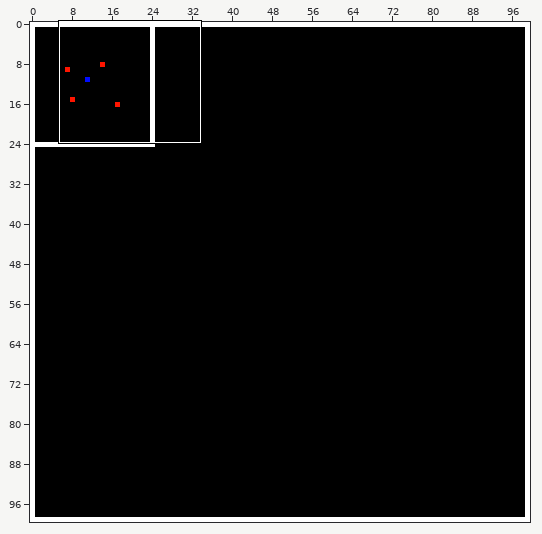
One commit to this sprite sheet: res/INICIAL.png. The first picture is a wide view before the edit; the outline marks the close-up.
Close-up. Old version:
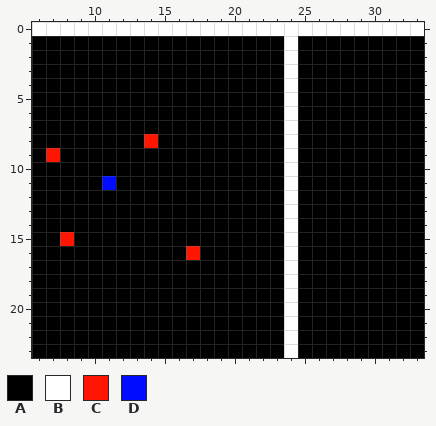
The file is 100x100 pixels. Shown: x 6..33, y 0..23.
Palette (. is transparent): A #000000  B #ffffff  C #ff1500  D #000cff
Pixels before, first column x 6:
 0 BBBBBBBBBBBBBBBBBBBBBBBBBBBB
 1 AAAAAAAAAAAAAAAAAABAAAAAAAAA
 2 AAAAAAAAAAAAAAAAAABAAAAAAAAA
 3 AAAAAAAAAAAAAAAAAABAAAAAAAAA
 4 AAAAAAAAAAAAAAAAAABAAAAAAAAA
 5 AAAAAAAAAAAAAAAAAABAAAAAAAAA
 6 AAAAAAAAAAAAAAAAAABAAAAAAAAA
 7 AAAAAAAAAAAAAAAAAABAAAAAAAAA
 8 AAAAAAAACAAAAAAAAABAAAAAAAAA
 9 ACAAAAAAAAAAAAAAAABAAAAAAAAA
10 AAAAAAAAAAAAAAAAAABAAAAAAAAA
11 AAAAADAAAAAAAAAAAABAAAAAAAAA
12 AAAAAAAAAAAAAAAAAABAAAAAAAAA
13 AAAAAAAAAAAAAAAAAABAAAAAAAAA
14 AAAAAAAAAAAAAAAAAABAAAAAAAAA
15 AACAAAAAAAAAAAAAAABAAAAAAAAA
16 AAAAAAAAAAACAAAAAABAAAAAAAAA
17 AAAAAAAAAAAAAAAAAABAAAAAAAAA
18 AAAAAAAAAAAAAAAAAABAAAAAAAAA
19 AAAAAAAAAAAAAAAAAABAAAAAAAAA
20 AAAAAAAAAAAAAAAAAABAAAAAAAAA
21 AAAAAAAAAAAAAAAAAABAAAAAAAAA
22 AAAAAAAAAAAAAAAAAABAAAAAAAAA
23 AAAAAAAAAAAAAAAAAABAAAAAAAAA
Once edited:
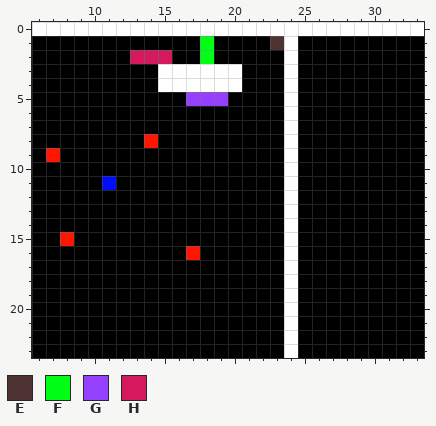
Colours new in this view: E #4e3333  F #00ff15  G #953fff  H #d4195e
Diff:
Changed rows in their new state; - is an unchanged pixel.
first column x 13:
 1 -----F----E
 2 HHH--F-----
 3 --BBBBBB---
 4 --BBBBBB---
 5 ----GGG----
Where, in picture pixels (left, top, right, bottom), the same in both close-ups:
changed: (130, 36, 284, 106)
